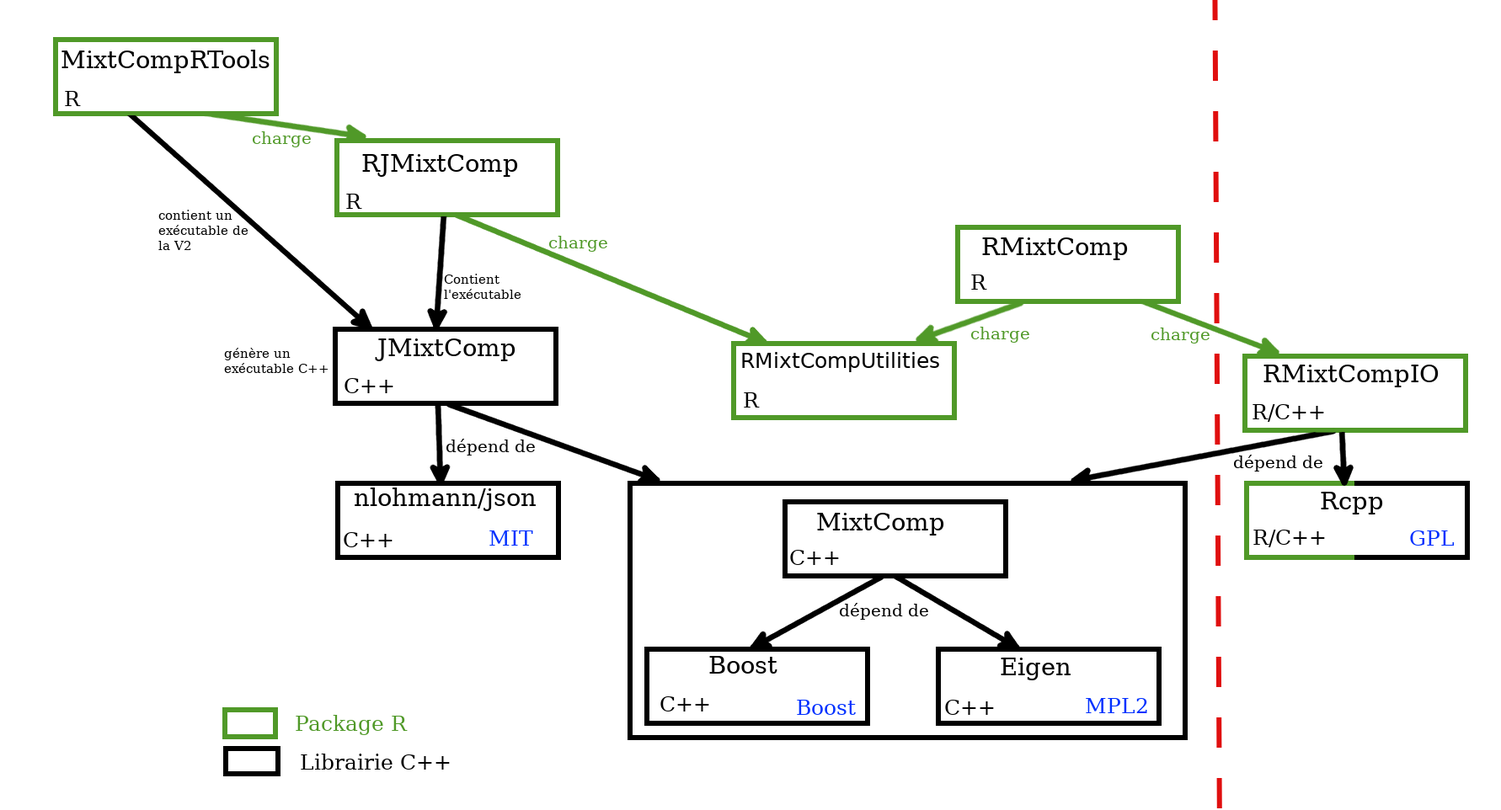
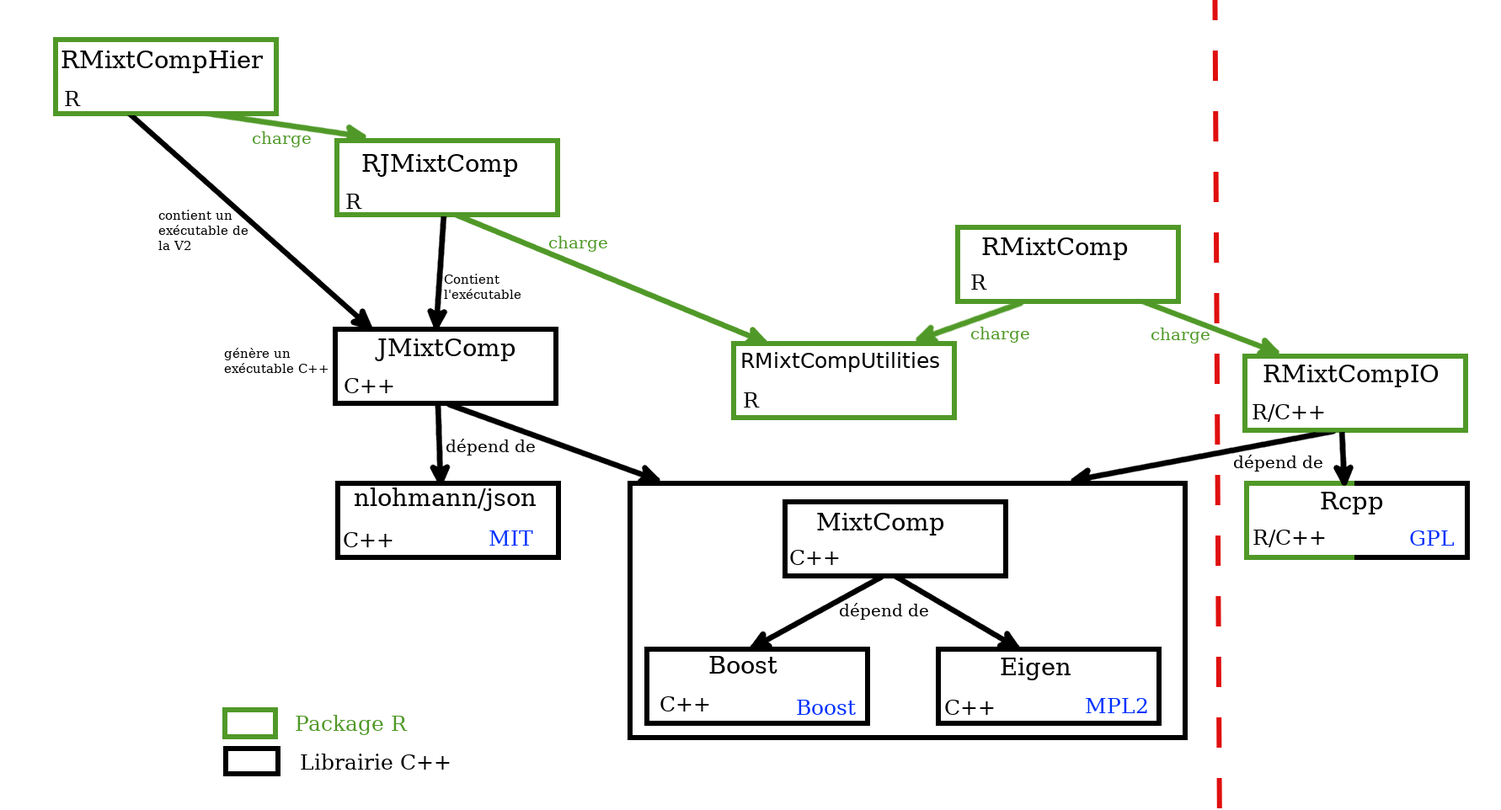
Layered file, before and after one edit (1501 × 810). Changes by layer:
renamed "MixtCompRTools" to "RMixtCompHier", painted on it over [left=61, top=49, right=270, bottom=74]
